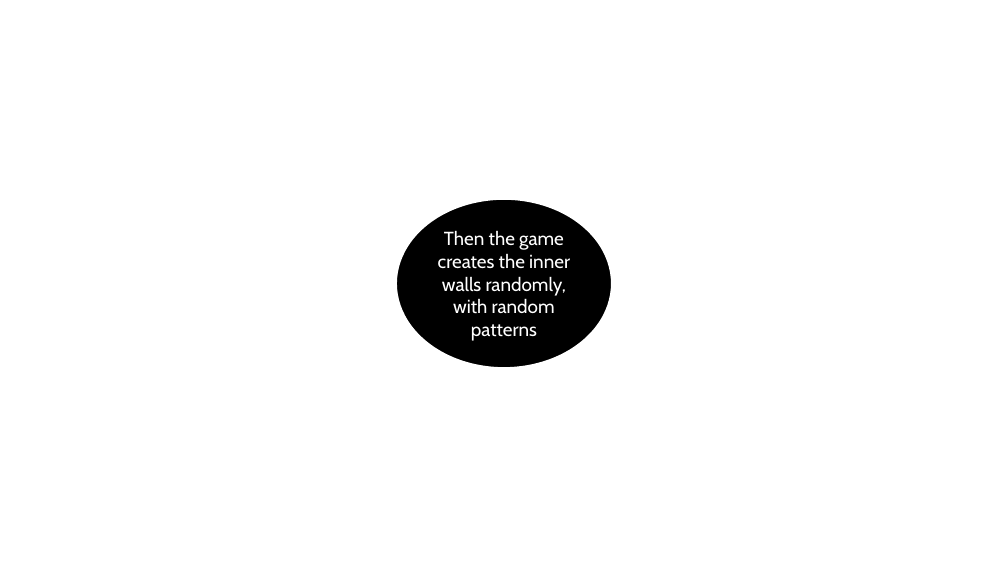
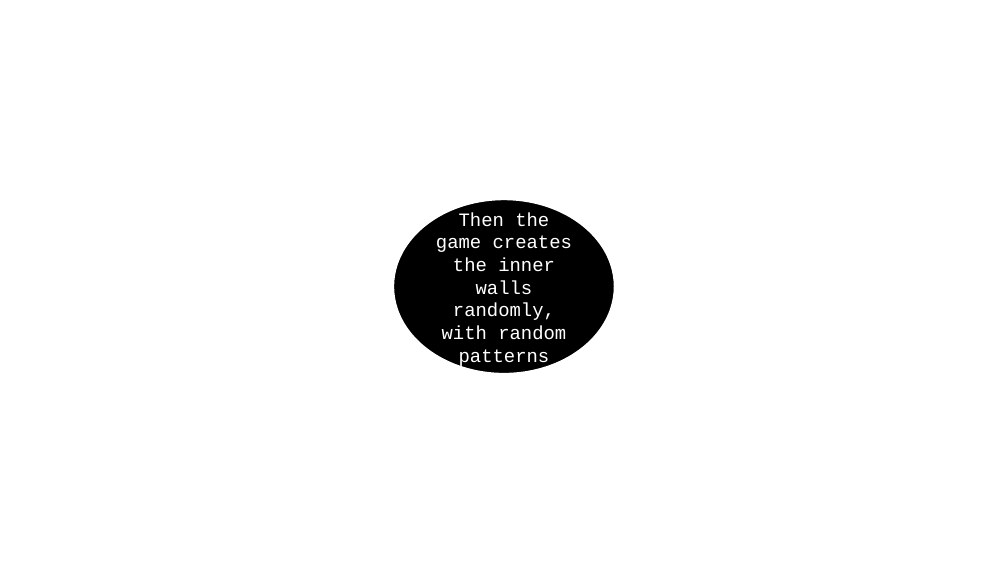
Before and after one commit to Smonk12/Smonk-PPT, a slide deck: slide 4 of Dungeon-crawl-C#.pptx. Drawn at 1008x567 pixels with LibreOffice and Linux fonts; fonts in the diff are those of the drawing; background and template pictures are left out. Boxes give left, top, right and bottom in pixels: in the first picture for what was removed or moved away, otherwise in the second. Text is boxed around its words. In the diff, an @@ line names an element or a change of style, - is before the commit and + after.

```diff
--- a/Dungeon-crawl-C#.pptx
+++ b/Dungeon-crawl-C#.pptx
@@ ellipse "Then the game creates the ...": place and size @@
-ellipse "Then the game creates the ..." at (395,197,613,370)
+ellipse "Then the game creates the ..." at (392,198,616,376)
@@ ellipse "Then the game creates the ..." at (392,198,616,376): font Cabin to Courier New @@
@@ arrow moved from (582, 344) - (665, 428) to (584, 349) - (663, 428) @@
```
Also in this commit, not shown: 6 other slides changed.
